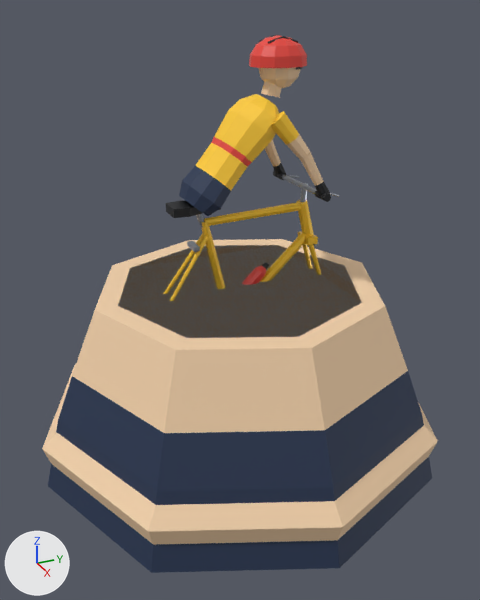
Renders of the glTF model data/models/bicycle.glb from each side of a commit.
Rendered twice from a 50 mm lens placed at (3.08, -1.38, 1.94), pointed at (0.09, -0.03, 0.45). The axes (+X, +Y, +Z) are drawn at lower left. The lights are the same throughout. The first picture is the older version.

Objects in the first picture: 'BK_Frame', 'BK_Rider', 'BK_Shin', 'BK_Thigh'.
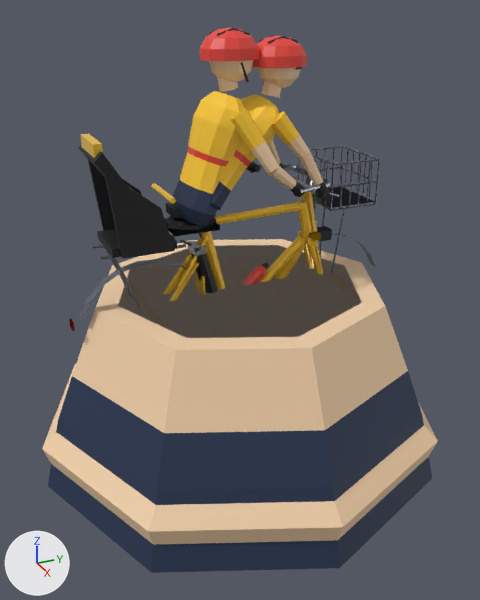
The change, as a list of edits to the scene's bpy script:
```text
Add me_bk_riderup:
    me_bk_riderup.from_pydata(...)  # 376 vertices, 682 faces; spans x -0.303..0.303, y -0.349..0.234, z 0.889..1.81
    # faces by material slot: [152, 152, 48, 226, 104]
    me_bk_riderup.materials.append(mat_bk_saddle)  # black #15171b
    me_bk_riderup.materials.append(mat_bk_jersey)  # yellow #ffcc33
    me_bk_riderup.materials.append(mat_bk_shorts)  # dark blue #22324f
    me_bk_riderup.materials.append(mat_bk_skin)  # beige #f2d0a9
    me_bk_riderup.materials.append(mat_bk_helmet)  # red #e8443a
Add me_bk_frameebike:
    me_bk_frameebike.from_pydata(...)  # 922 vertices, 1526 faces; spans x -0.32..0.32, y -0.93..0.88, z 0.02..1.35
    # faces by material slot: [396, 792, 302, 12, 24]
    me_bk_frameebike.materials.append(mat_bk_frame)  # yellow #ffcc33
    me_bk_frameebike.materials.append(mat_bk_metal)  # grey #9aa0aa
    me_bk_frameebike.materials.append(mat_bk_saddle)  # black #15171b
    me_bk_frameebike.materials.append(mat_bk_helmet)  # red #e8443a
    me_bk_frameebike.materials.append(mat_bk_sock)  # white #f4f4f4
Add me_bk_framecity:
    me_bk_framecity.from_pydata(...)  # 782 vertices, 1294 faces; spans x -0.32..0.32, y -0.93..0.88, z 0.02..1.17
    # faces by material slot: [352, 780, 138, 12, 12]
    me_bk_framecity.materials.append(mat_bk_frame)  # yellow #ffcc33
    me_bk_framecity.materials.append(mat_bk_metal)  # grey #9aa0aa
    me_bk_framecity.materials.append(mat_bk_saddle)  # black #15171b
    me_bk_framecity.materials.append(mat_bk_helmet)  # red #e8443a
    me_bk_framecity.materials.append(mat_bk_sock)  # white #f4f4f4
Add ob_bk_riderup:
    ob_bk_riderup = bpy.data.objects.new('BK_RiderUp', me_bk_riderup)
    ob_bk_riderup.location = (0.0, 0.0, 0.0)
Add ob_bk_frameebike:
    ob_bk_frameebike = bpy.data.objects.new('BK_FrameEbike', me_bk_frameebike)
    ob_bk_frameebike.location = (0.0, 0.0, 0.0)
Add ob_bk_framecity:
    ob_bk_framecity = bpy.data.objects.new('BK_FrameCity', me_bk_framecity)
    ob_bk_framecity.location = (0.0, 0.0, 0.0)
```

Changed parts and their boxes [x1, y1, x2, y2] in the pictures (480 x 600 px):
'BK_FrameEbike', added: after [69, 134, 380, 331]
    faces in mat_bk_saddle (black #15171b): [78, 145, 308, 293]
    faces in mat_bk_metal (grey #9aa0aa): [93, 145, 380, 308]
    faces in mat_bk_frame (yellow #ffcc33): [80, 134, 323, 300]
'BK_RiderUp', added: after [173, 27, 305, 226]
    faces in mat_bk_jersey (yellow #ffcc33): [179, 91, 265, 194]
    faces in mat_bk_helmet (red #e8443a): [187, 27, 259, 167]
    faces in mat_bk_skin (beige #f2d0a9): [209, 60, 296, 189]
    faces in mat_bk_shorts (dark blue #22324f): [173, 180, 217, 226]
    faces in mat_bk_saddle (black #15171b): [209, 27, 305, 197]
'BK_FrameCity', added: after [80, 233, 370, 320]
